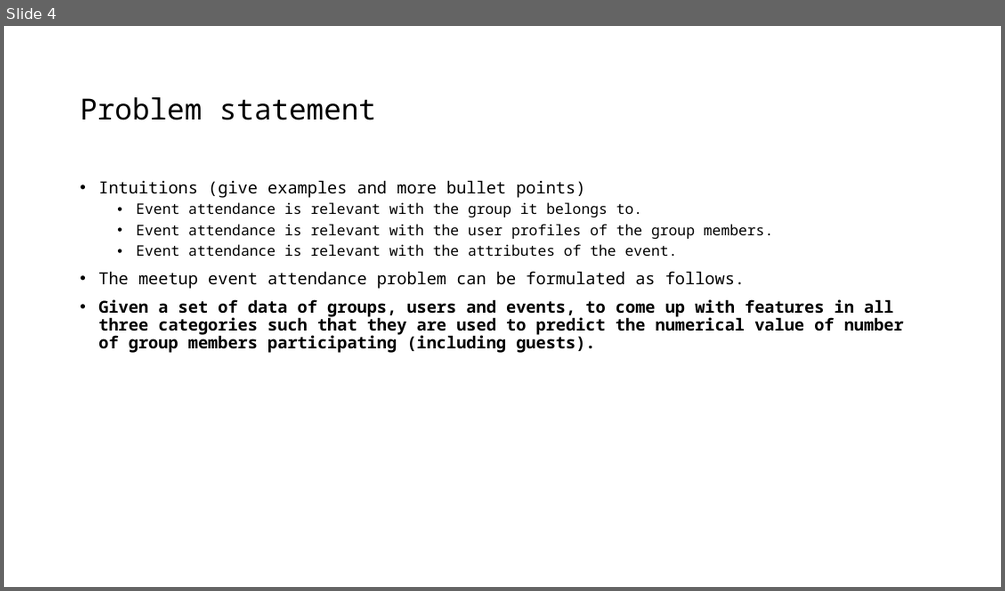
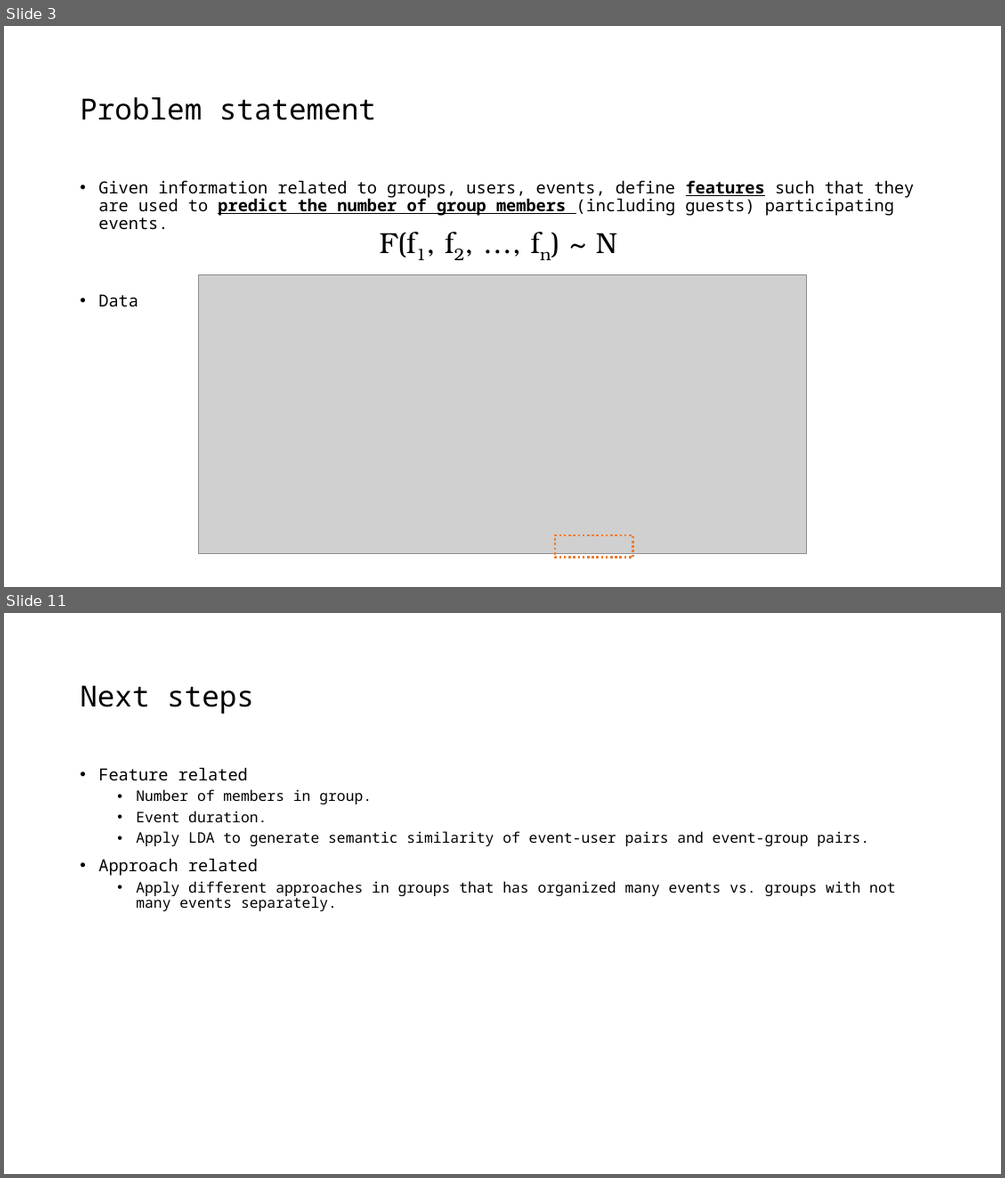
Before and after one commit to joyceXD/meetup-attendence-pred, a slide deck: presentation/meetup-attendance-prediction.pptx. Shown one above the other, each under a label of ours: slide 4 before the commit, slides 3 and 11 after it; the slides between them are not shown. The pictures are 1005x591 and 1005x1178 pixels, drawn with LibreOffice and Linux fonts; fonts in the diff are those of the drawing; grey boxes stand for pictures. Boxes give left, top, right and bottom in pixels: in the first picture for what was removed or moved away, otherwise in the second. Text is boxed around its words. In the diff, an @@ line names an element or a change of style, - is before the commit and + after.

```diff
--- a/presentation/meetup-attendance-prediction.pptx
+++ b/presentation/meetup-attendance-prediction.pptx
@@ slide 11 added at [4,613,1001,1174], background #FFFFFF @@
@@ title added at [80,685,254,714], 28 pt, text #000000 @@
+Next steps
@@ text added at [98,767,895,911], 14 pt, text #000000 @@
+• Feature related
+  • Number of members in group.
+  • Event duration.
+  • Apply LDA to generate semantic similarity of event-user pairs and event-group pairs.
+• Approach related
+  • Apply different approaches in groups that has organized many events vs. groups with not many events separately.
@@ what was slide 4 is now slide 3 @@
@@ slide 3 changed as well @@
@@ text at [98,180,914,306]: text changed @@
-• Intuitions (give examples and more bullet points)
-  • Event attendance is relevant with the group it belongs to.
-  • Event attendance is relevant with the user profiles of the group members.
-  • Event attendance is relevant with the attributes of the event.
-• The meetup event attendance problem can be formulated as follows.
-• Given a set of data of groups, users and events, to come up with features in all three categories such that they are used to predict the numerical value of number of group members participating (including guests).
+• Given information related to groups, users, events, define features such that they are used to predict the number of group members (including guests) participating events.
+• Data
@@ text added at [380,232,550,260], 28 pt, text #000000 @@
+F(f1, f2, …, fn) ~ N
@@ picture added at [198,274,807,553] @@
@@ rectangle added at [555,535,633,557], outline #ED7D31 2.25 pt dashed @@
```
Also in this commit, not shown: 3 other slides changed, 9 other slides added, 3 slides removed, 28 other files.
